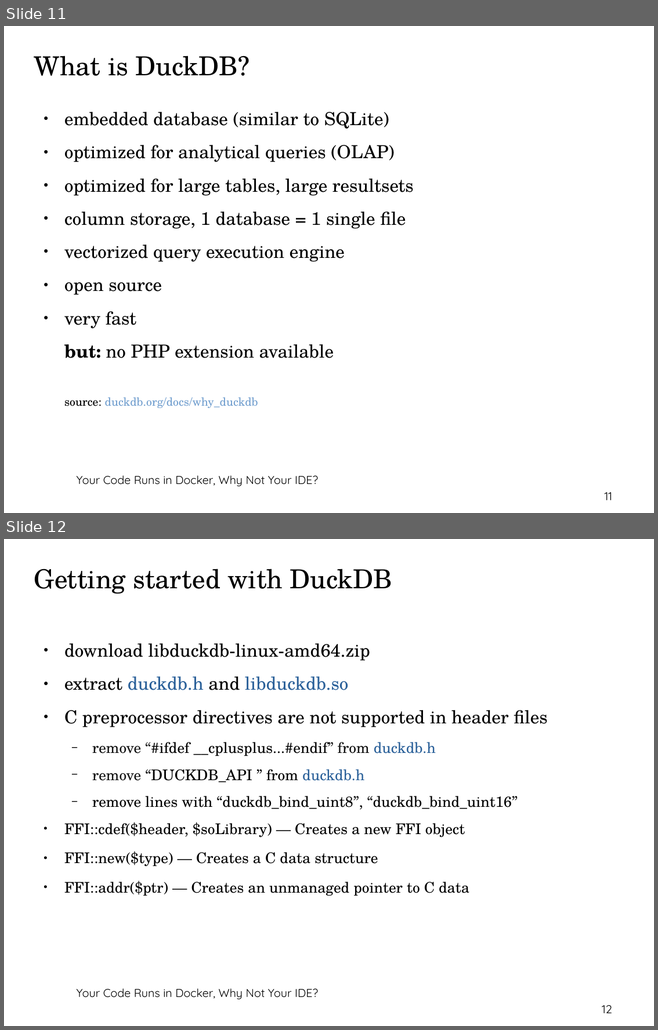
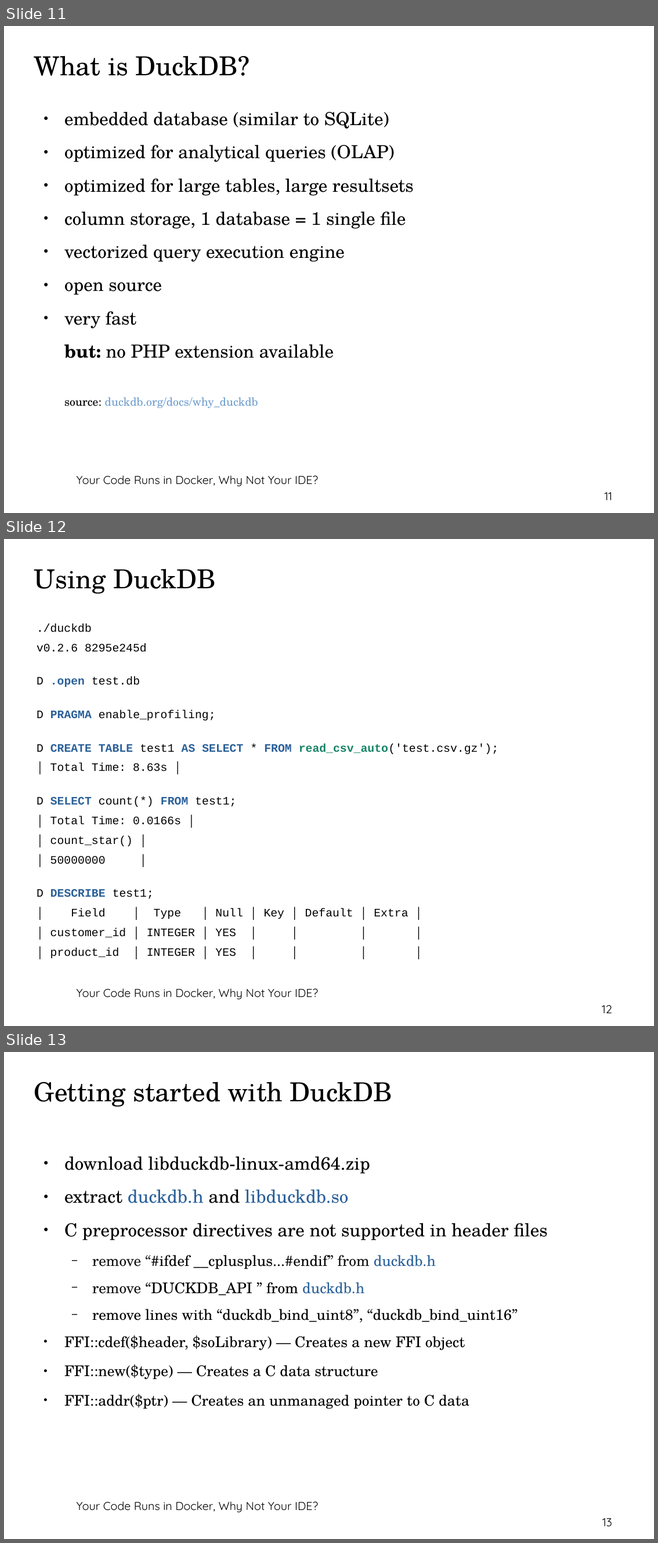
Before and after one commit to thbley/php-go-integration, a slide deck: getting_started_with_php_ffi.odp. Shown one above the other, each under a label of ours: slides 11 and 12 before the commit, slides 11, 12 and 13 after it. The pictures are 658x1030 and 658x1543 pixels, drawn with LibreOffice and Linux fonts; fonts in the diff are those of the drawing; background and template pictures are left out. Boxes give left, top, right and bottom in pixels: in the first picture for what was removed or moved away, otherwise in the second. Text is boxed around its words. In the diff, an @@ line names an element or a change of style, - is before the commit and + after.

Commit message:
updated slides

```diff
--- a/getting_started_with_php_ffi.odp
+++ b/getting_started_with_php_ffi.odp
@@ slide 12 added at (x1=4, y1=539, x2=654, y2=1026), background picture (left out); not listed: 1 template element that a slide beside it also shows @@
@@ title added at (x1=34, y1=569, x2=216, y2=594), 32 pt, text #000000 @@
+Using DuckDB
@@ text added at (x1=36, y1=624, x2=498, y2=958), 14 pt, text #000000 @@
+./duckdb
+v0.2.6 8295e245d
+D .open test.db
+D PRAGMA enable_profiling;
+D CREATE TABLE test1 AS SELECT * FROM read_csv_auto('test.csv.gz');
+│ Total Time: 8.63s │
+D SELECT count(*) FROM test1;
+│ Total Time: 0.0166s │
+│ count_star() │
+│ 50000000 │
+D DESCRIBE test1;
+│ Field │ Type │ Null │ Key │ Default │ Extra │
+│ customer_id │ INTEGER │ YES │ │ │ │
+│ product_id │ INTEGER │ YES │ │ │ │
@@ page number added at (x1=601, y1=1005, x2=612, y2=1013), 14 pt, text #000000 @@
+12
@@ what was slide 12 is now slide 13 @@
@@ page number at (x1=602, y1=1518, x2=612, y2=1527): text changed @@
-12
+13
```
Also in this commit, not shown: 1 other file.
